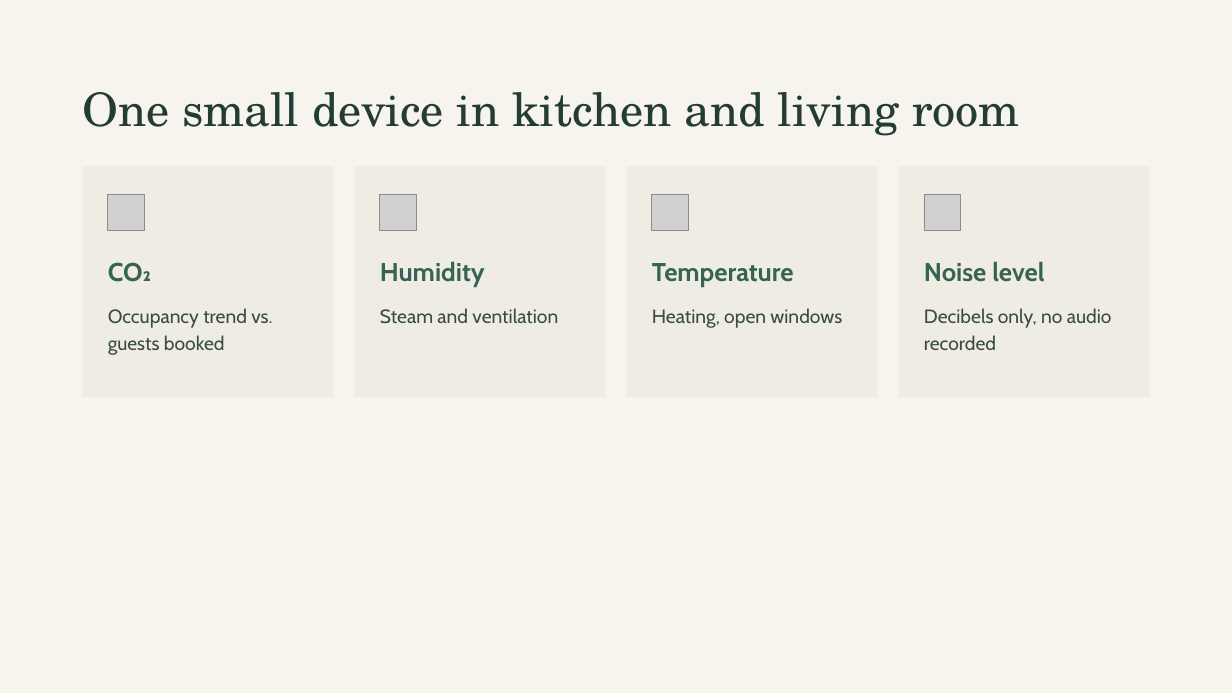
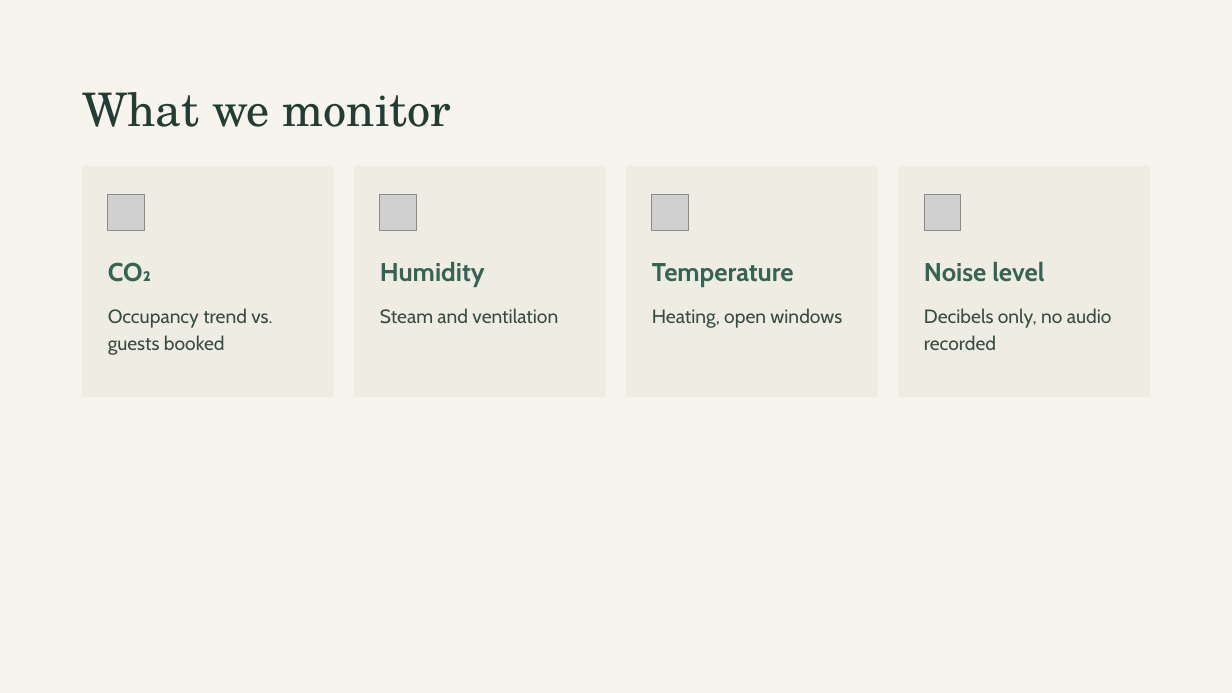
Before and after one commit to lidalbak/hackathon, a slide deck: slide 3 of docs/Presentation.pptx. Drawn at 1232x693 pixels with LibreOffice and Linux fonts; fonts in the diff are those of the drawing; grey boxes stand for pictures. Boxes give left, top, right and bottom in pixels: in the first picture for what was removed or moved away, otherwise in the second. Text is boxed around its words. In the diff, an @@ line names an element or a change of style, - is before the commit and + after.

Commit message:
final presentation

```diff
--- a/docs/Presentation.pptx
+++ b/docs/Presentation.pptx
@@ title at box(82, 92, 452, 127): text changed @@
-One small device in kitchen and living room
+What we monitor
```
Also in this commit, not shown: 2 other slides changed, 1 slide added.
